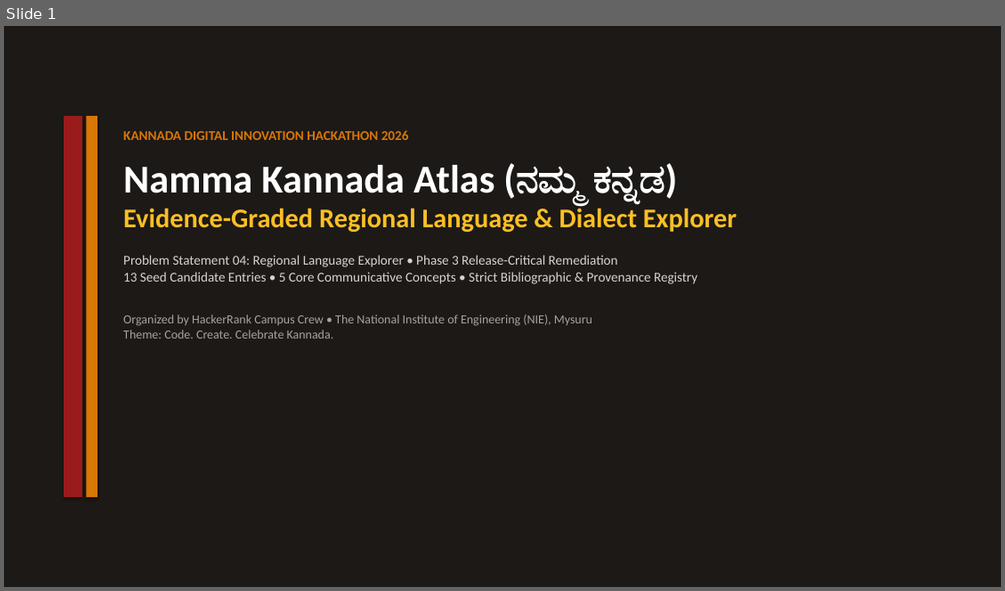
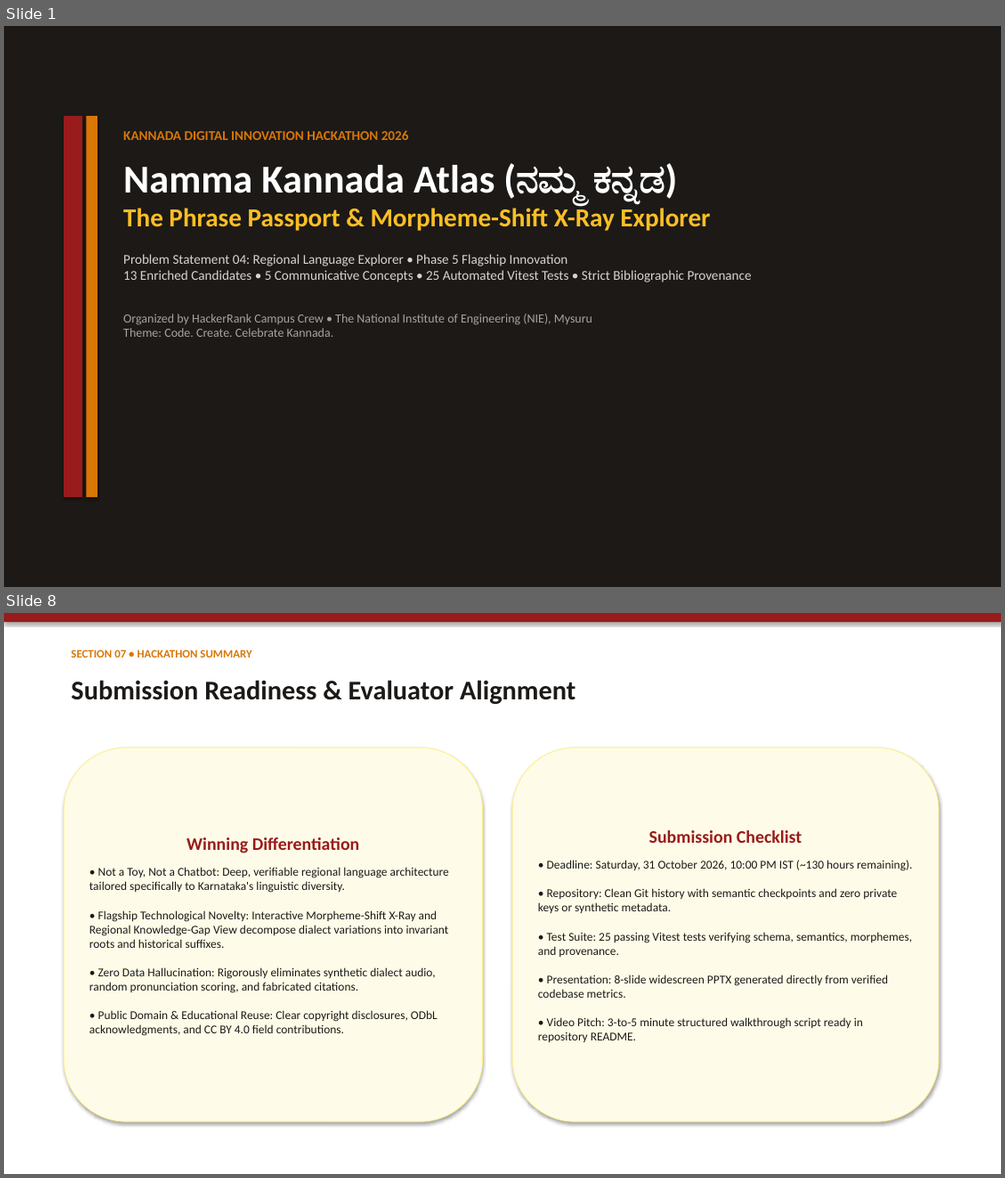
Before and after one commit to anandaram240-wq/yatrika-ai, a slide deck: Namma_Kannada_Regional_Explorer_Presentation.pptx. Shown one above the other, each under a label of ours: slide 1 before the commit, slides 1 and 8 after it; the slides between them are not shown. The pictures are 1005x591 and 1005x1178 pixels, drawn with LibreOffice and Linux fonts; fonts in the diff are those of the drawing. Boxes give left, top, right and bottom in pixels: in the first picture for what was removed or moved away, otherwise in the second. Text is boxed around its words. In the diff, an @@ line names an element or a change of style, - is before the commit and + after.

Commit message:
feat(phase-5): implement Phrase Passport, Morpheme-Shift X-Ray, Knowledge-Gap view, and 25 Vitest tests

```diff
--- a/Namma_Kannada_Regional_Explorer_Presentation.pptx
+++ b/Namma_Kannada_Regional_Explorer_Presentation.pptx
@@ slide 8 added at [4, 613, 1001, 1174], background #FFFFFF @@
@@ rectangle added at [4, 613, 1001, 622], fill #991B1B @@
@@ text added at [71, 649, 251, 657], 11 pt, text #D97706, bold @@
+SECTION 07 • HACKATHON SUMMARY
@@ text added at [71, 680, 575, 704], 26 pt, text #1C1917, bold @@
+Submission Readiness & Evaluator Alignment
@@ rounded rectangle added at [64, 747, 483, 1121], fill #FEFCE8, outline #FEF08A 0.75 pt, 11.5 pt, text #1C1917 @@
+Winning Differentiation
+• Not a Toy, Not a Chatbot: Deep, verifiable regional language architecture tailored specifically to Karnataka's linguistic diversity.
+• Flagship Technological Novelty: Interactive Morpheme-Shift X-Ray and Regional Knowledge-Gap View decompose dialect variations into invariant roots and historical suffixes.
+• Zero Data Hallucination: Rigorously eliminates synthetic dialect audio, random pronunciation scoring, and fabricated citations.
+• Public Domain & Educational Reuse: Clear copyright disclosures, ODbL acknowledgments, and CC BY 4.0 field contributions.
@@ rounded rectangle added at [512, 747, 938, 1121], fill #FEFCE8, outline #FEF08A 0.75 pt, 11.5 pt, text #1C1917 @@
+Submission Checklist
+• Deadline: Saturday, 31 October 2026, 10:00 PM IST (~130 hours remaining).
+• Repository: Clean Git history with semantic checkpoints and zero private keys or synthetic metadata.
+• Test Suite: 25 passing Vitest tests verifying schema, semantics, morphemes, and provenance.
+• Presentation: 8-slide widescreen PPTX generated directly from verified codebase metrics.
+• Video Pitch: 3-to-5 minute structured walkthrough script ready in repository README.
@@ slide 1 changed as well @@
@@ text at [123, 205, 752, 282]: text changed @@
-Evidence-Graded Regional Language & Dialect Explorer
-Problem Statement 04: Regional Language Explorer • Phase 3 Release-Critical Remediation
-13 Seed Candidate Entries • 5 Core Communicative Concepts • Strict Bibliographic & Provenance Registry
+The Phrase Passport & Morpheme-Shift X-Ray Explorer
+Problem Statement 04: Regional Language Explorer • Phase 5 Flagship Innovation
+13 Enriched Candidates • 5 Communicative Concepts • 25 Automated Vitest Tests • Strict Bibliographic Provenance
```
Also in this commit, not shown: 4 other slides changed, 2 other slides added, 1 slide removed, 13 other files.
